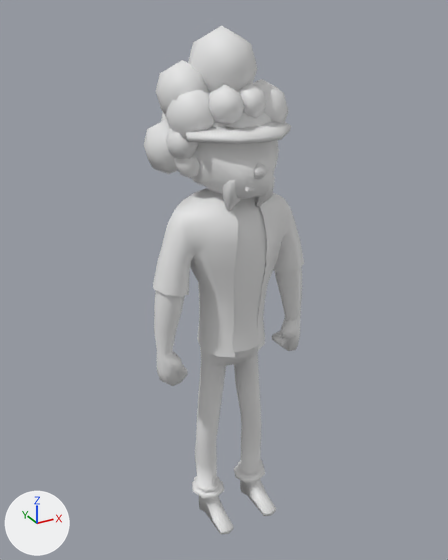
An edit to the FBX model NenhumAdeusParaNos/Assets/Models/Personagens/NPCs/Hipsters/Hippie1.fbx, drawn before and after from the same camera.
One viewpoint serves both versions: a 50 mm camera at (-1.138, -1.988, 2.158) aimed at (-0.008, 0.067, 1.13). Arrows for +X, +Y and +Z are at lower left; the lights stay in place. Vertices at the same position are counted once.
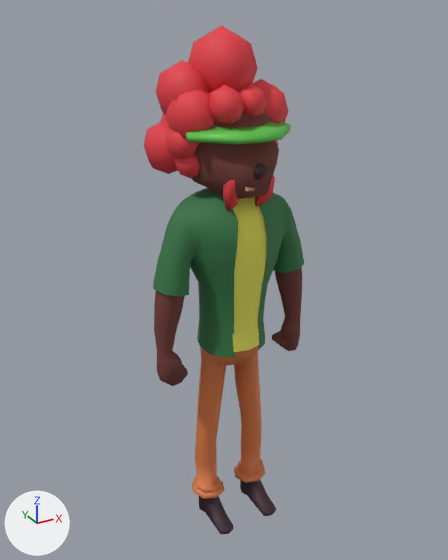
Location of each change, [x1, y1, x2, y2] in pixels of the pictures (448 x 560 px):
part 1 of me_cylinder, recoloured (grey to brown)
    both: [191, 112, 279, 199]
part 2 of me_cylinder, recoloured (grey to brown)
    both: [154, 291, 188, 386]
part 3 of me_cylinder, recoloured (grey to brown)
    both: [272, 266, 302, 351]
part 4 of me_cylinder, recoloured
    both: [254, 163, 268, 180]
part 5 of me_cylinder, recoloured (white to red)
    both: [144, 26, 288, 211]
part 6 of me_cylinder, recoloured (grey to green)
    both: [153, 188, 304, 357]
part 7 of me_cylinder, recoloured (grey to yellow)
    both: [232, 197, 267, 352]
part 8 of me_cylinder, recoloured (grey to brown)
    both: [192, 346, 266, 499]
part 9 of me_cylinder, recoloured
    both: [199, 480, 276, 534]
part 10 of me_cylinder, recoloured (white to green)
    both: [186, 121, 291, 144]

What changed in the scene script:
```text
Add mat_calça:
    mat_calça = principled_material('Calça')
    mat_calça.base_color = (0.68, 0.184, 0.0561)  # orange #d77743
    mat_calça.roughness = 0.514
Add mat_cabelo:
    mat_cabelo = principled_material('Cabelo')
    mat_cabelo.base_color = (0.776, 0.0437, 0.0578)  # red #e43b44
    mat_cabelo.roughness = 0.645
Add mat_sapato:
    mat_sapato = principled_material('Sapato')
    mat_sapato.base_color = (0.0482, 0.0203, 0.0307)  # brown #3e2731
    mat_sapato.roughness = 0.623
Add mat_blusa:
    mat_blusa = principled_material('Blusa')
    mat_blusa.base_color = (0.776, 0.745, 0.107)  # yellow #e4e05c
    mat_blusa.roughness = 0.882
Add mat_pele:
    mat_pele = principled_material('Pele')
    mat_pele.base_color = (0.165, 0.0467, 0.0395)  # brown #713d38
    mat_pele.roughness = 0.968
Add mat_colete:
    mat_colete = principled_material('Colete')
    mat_colete.base_color = (0.0343, 0.178, 0.0595)  # dark green #347545
    mat_colete.roughness = 0.732
Add mat_chapeu:
    mat_chapeu = principled_material('Chapeu')
    mat_chapeu.base_color = (0.117, 0.571, 0.0742)  # green #60c74d
Add mat_nariz:
    mat_nariz = principled_material('Nariz')
    mat_nariz.base_color = (0.0482, 0.0203, 0.0307)  # brown #3e2731
    mat_nariz.roughness = 0.795
Add mat_cingaro:
    mat_cingaro = principled_material('Cingaro')
    mat_cingaro.base_color = (0.539, 0.235, 0.141)  # orange #c28569
    mat_cingaro.roughness = 1.0
Change me_cylinder:
    where me_cylinder.from_pydata(...)  # 1417 vertices, 1296 faces; spans x -0.35..0.35, y -0.3..0.34, z 0.01..2.1
    used by ob_cylinder; location = (0.0, 0.0, 0.0)
    me_cylinder part 1: 104 of the faces centred in x -0.16..0.14, y -0.18..0.22, z 1.52..1.86 switch from no material to mat_pele (brown #713d38)
    me_cylinder part 2: 77 of the faces centred in x -0.34..-0.22, y -0.04..0.07, z 0.77..1.16 switch from no material to mat_pele (brown #713d38)
    me_cylinder part 3: 77 of the faces centred in x 0.22..0.34, y -0.04..0.07, z 0.77..1.16 switch from no material to mat_pele (brown #713d38)
    me_cylinder part 4: all 12 faces centred in x -0.03..0.01, y -0.2..-0.18, z 1.61..1.66 switch from no material to mat_nariz (brown #3e2731)
    me_cylinder part 5: 460 of the faces centred in x -0.24..0.2, y -0.15..0.32, z 1.47..2.07 switch from no material to mat_cabelo (red #e43b44)
    me_cylinder part 6: 212 of the faces centred in x -0.32..0.32, y -0.11..0.17, z 0.91..1.52 switch from no material to mat_colete (dark green #347545)
    me_cylinder part 7: 20 of the faces centred in x -0.04..0.04, y -0.13..-0.04, z 0.93..1.51 switch from no material to mat_blusa (yellow #e4e05c)
    me_cylinder part 8: all 256 faces centred in x -0.18..0.18, y -0.09..0.15, z 0.1..0.88 switch from no material to mat_calça (orange #d77743)
    me_cylinder part 9: all 54 faces centred in x -0.16..0.16, y -0.16..0.07, z 0.01..0.06 switch from no material to mat_sapato (brown #3e2731)
    me_cylinder part 10: 18 of the faces centred in x -0.21..0.2, y -0.2..-0.03, z 1.75..1.78 switch from no material to mat_chapeu (green #60c74d)
    add me_cylinder.materials.append(mat_cingaro)  # orange #c28569
```
